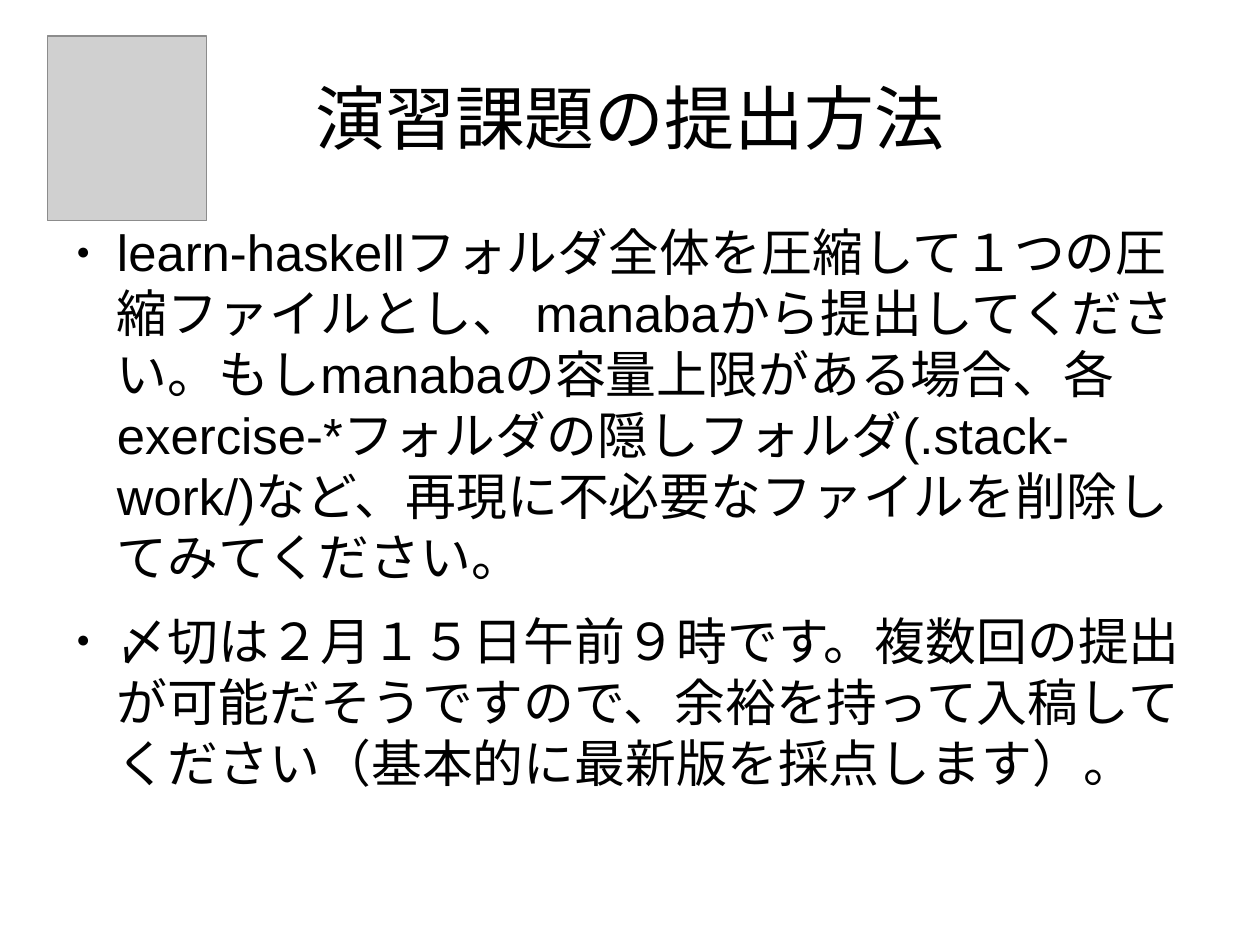
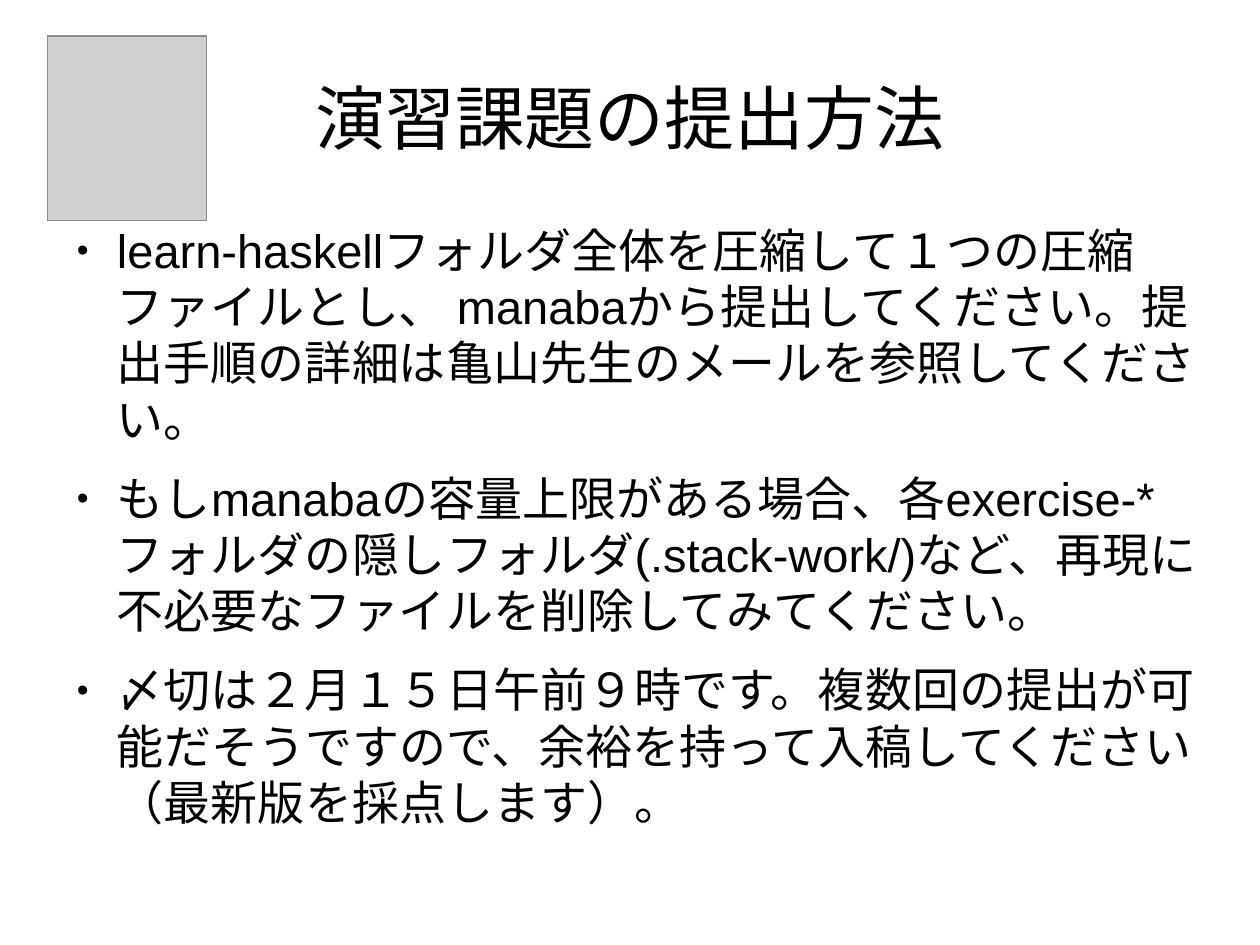
Before and after one commit to nushio3/learn-haskell, a slide deck: slide 120 of Tsukuba-2016.odp (slide 118 before the commit). Drawn at 1260x945 pixels with LibreOffice and Linux fonts; fonts in the diff are those of the drawing; grey boxes stand for pictures. Boxes give left, top, right and bottom in pixels: in the first picture for what was removed or moved away, otherwise in the second. Text is boxed around its words. In the diff, an @@ line names an element or a change of style, - is before the commit and + after.

```diff
--- a/Tsukuba-2016.odp
+++ b/Tsukuba-2016.odp
@@ text at box(117, 231, 1197, 825): text changed; size 32 to 29.6 pt @@
-● learn-haskellフォルダ全体を圧縮して１つの圧縮ファイルとし、 manabaから提出してください。もしmanabaの容量上限がある場合、各exercise-*フォルダの隠しフォルダ(.stack-work/)など、再現に不必要なファイルを削除してみてください。
-● 〆切は２月１５日午前９時です。複数回の提出が可能だそうですので、余裕を持って入稿してください（基本的に最新版を採点します）。
+● learn-haskellフォルダ全体を圧縮して１つの圧縮ファイルとし、 manabaから提出してください。提出手順の詳細は亀山先生のメールを参照してください。
+● もしmanabaの容量上限がある場合、各exercise-*フォルダの隠しフォルダ(.stack-work/)など、再現に不必要なファイルを削除してみてください。
+● 〆切は２月１５日午前９時です。複数回の提出が可能だそうですので、余裕を持って入稿してください（最新版を採点します）。
```
Also in this commit, not shown: 4 other slides changed, 2 slides added, 8 other files.
